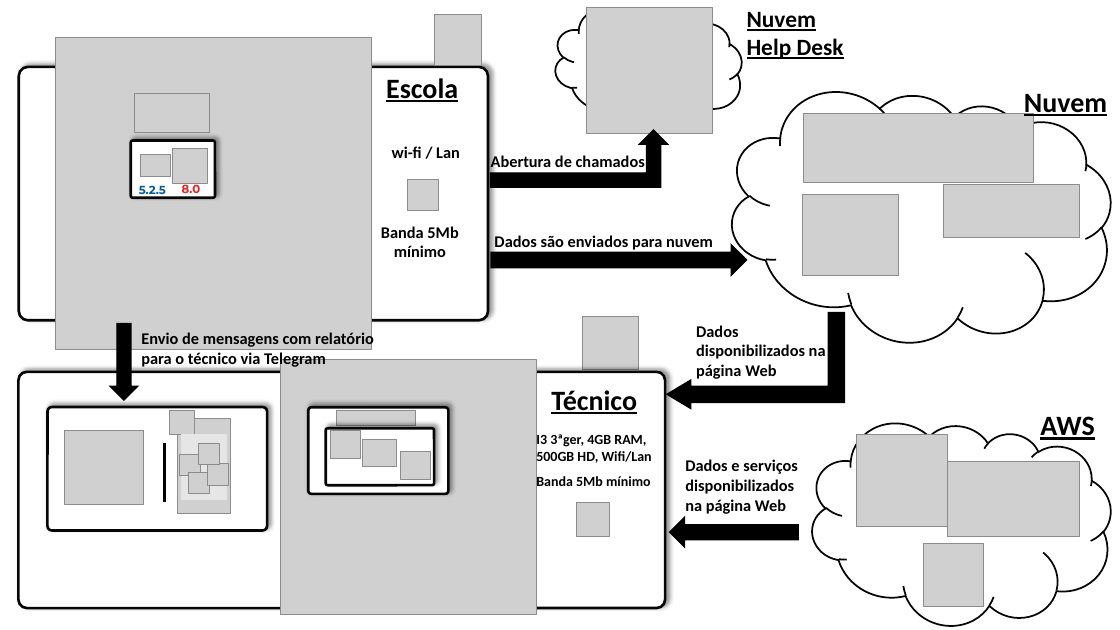
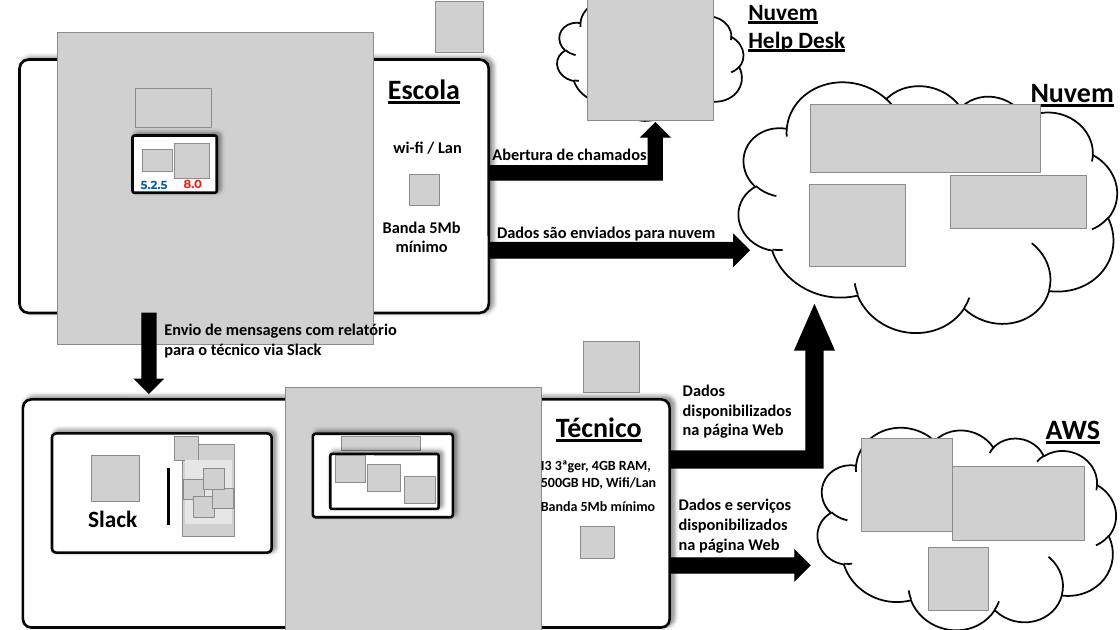
Before and after one commit to BandTec/grupo-04-adsb-20201, a slide deck: slide 1 of Documentação/HLD&LLD/LLD v5.0.pptx. Drawn at 1120x630 pixels with LibreOffice and Linux fonts; fonts in the diff are those of the drawing; grey boxes stand for pictures; background and template pictures are left out. Boxes give left, top, right and bottom in pixels: in the first picture for what was removed or moved away, otherwise in the second. Text is boxed around its words. In the diff, an @@ line names an element or a change of style, - is before the commit and + after.

Commit message:
LLD modificado e atualizado

```diff
--- a/Documentação/HLD&LLD/LLD v5.0.pptx
+++ b/Documentação/HLD&LLD/LLD v5.0.pptx
@@ picture: place and size @@
-picture at bbox=[586, 8, 712, 134]
+picture at bbox=[588, 0, 714, 121]
@@ 3 pictures, 2 texts, 1 cloud: place and size @@
-3 pictures, 2 texts, 1 cloud at bbox=[494, 48, 1120, 387]
+3 pictures, 2 texts, 1 cloud at bbox=[497, 38, 1120, 377]
@@ 4 pictures, 2 texts, 2 rounded rectangles, 1 bent up arrow: place and size @@
-4 pictures, 2 texts, 2 rounded rectangles, 1 bent up arrow at bbox=[18, 67, 668, 321]
+4 pictures, 2 texts, 2 rounded rectangles, 1 bent up arrow at bbox=[19, 60, 670, 313]
@@ 2 texts, 1 picture: place and size @@
-2 texts, 1 picture at bbox=[55, 37, 460, 349]
+2 texts, 1 picture at bbox=[58, 32, 462, 344]
@@ 2 texts, 1 picture, 1 cloud, 1 right arrow: place and size @@
-2 texts, 1 picture, 1 cloud, 1 right arrow at bbox=[434, 0, 844, 276]
+2 texts, 1 picture, 1 cloud, 1 right arrow at bbox=[436, 0, 845, 266]
@@ right arrow: place and size @@
-right arrow at bbox=[110, 323, 138, 400]
+right arrow at bbox=[135, 313, 163, 393]
@@ text at bbox=[164, 322, 397, 358]: text changed @@
-Envio de mensagens com relatório para o técnico via Telegram
+Envio de mensagens com relatório para o técnico via Slack
@@ bent up arrow at bbox=[670, 305, 834, 468]: proportions changed; mirrored; rotation 90 to 0 degrees @@
@@ picture: place and size @@
-picture at bbox=[582, 317, 638, 370]
+picture at bbox=[584, 341, 639, 392]
@@ picture: place and size @@
-picture at bbox=[281, 360, 536, 615]
+picture at bbox=[286, 387, 541, 630]
@@ text "Dados disponibilizados na página Web" rewrapped from bbox=[696, 325, 826, 379] to bbox=[683, 384, 792, 438] @@
@@ rounded rectangle: place and size @@
-rounded rectangle at bbox=[18, 372, 665, 608]
+rounded rectangle at bbox=[23, 400, 670, 628]
@@ text "Técnico": place and size @@
-text "Técnico" at bbox=[551, 390, 637, 414]
+text "Técnico" at bbox=[556, 417, 642, 442]
@@ 3 pictures, 1 text, 1 cloud: place and size @@
-3 pictures, 1 text, 1 cloud at bbox=[791, 389, 1120, 630]
+3 pictures, 1 text, 1 cloud at bbox=[796, 393, 1120, 630]
@@ rounded rectangle: place and size @@
-rounded rectangle at bbox=[47, 408, 266, 531]
+rounded rectangle at bbox=[52, 434, 271, 553]
@@ picture removed at bbox=[65, 431, 144, 504] @@
@@ picture added at bbox=[92, 455, 139, 502] @@
@@ 11 pictures, 2 texts, 2 rounded rectangles, 1 rectangle, 1 line: place and size @@
-11 pictures, 2 texts, 2 rounded rectangles, 1 rectangle, 1 line at bbox=[165, 408, 652, 537]
+11 pictures, 2 texts, 2 rounded rectangles, 1 rectangle, 1 line at bbox=[169, 434, 656, 559]
@@ text "Dados e serviços disponibilizados na ...": place and size @@
-text "Dados e serviços disponibilizados na ..." at bbox=[685, 459, 798, 514]
+text "Dados e serviços disponibilizados na ..." at bbox=[679, 498, 792, 553]
@@ text added at bbox=[88, 510, 137, 527], 20 pt, text #000000, bold @@
+Slack
@@ right arrow: place and size @@
-right arrow at bbox=[670, 518, 798, 548]
+right arrow at bbox=[671, 550, 810, 581]
@@ right arrow at bbox=[671, 550, 810, 581]: mirrored @@
```
